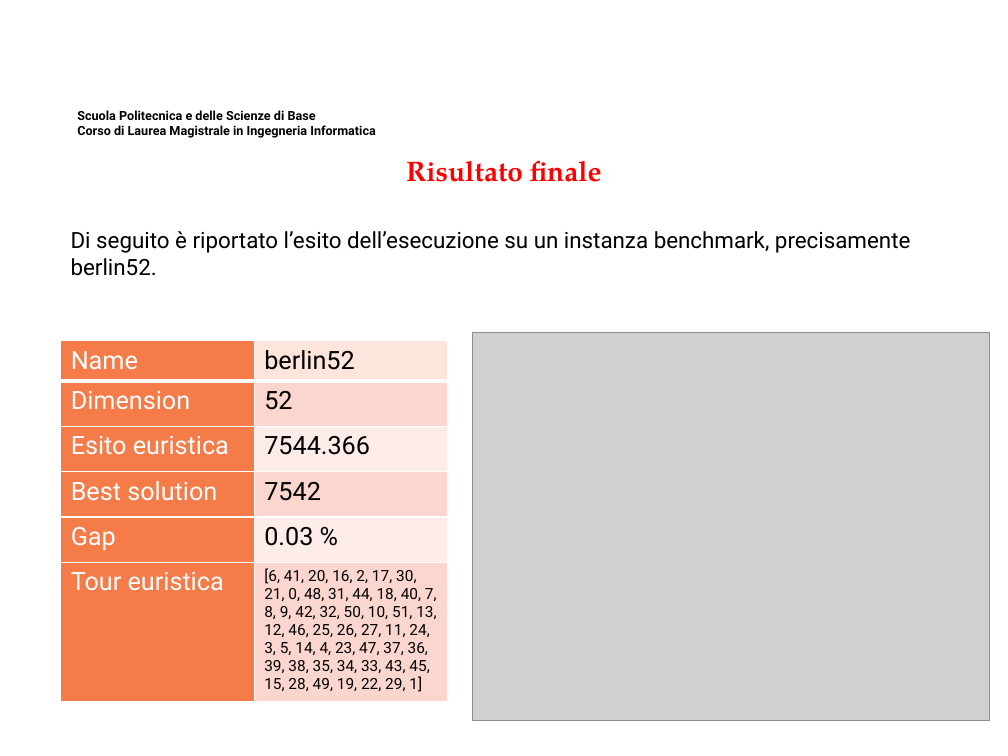
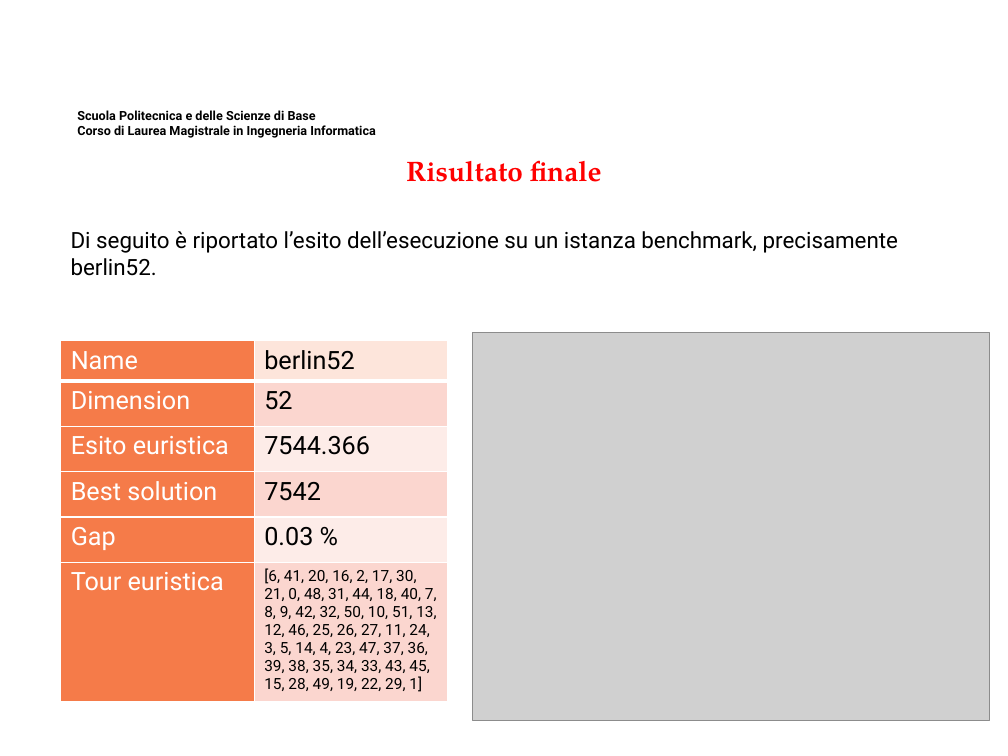
Before and after one commit to MicheleMaresca98/TSP-SimulatedAnnealing, a slide deck: slide 18 of Presentazione Elaborato Ricerca Operativa.pptx. Drawn at 1008x756 pixels with LibreOffice and Linux fonts; fonts in the diff are those of the drawing; grey boxes stand for pictures; background and template pictures are left out. Boxes give left, top, right and bottom in pixels: in the first picture for what was removed or moved away, otherwise in the second. Text is boxed around its words. In the diff, an @@ line names an element or a change of style, - is before the commit and + after.

Commit message:
Correzione slide, verifica valori delle slide per istanza vm1084 con L = 1084

```diff
--- a/Presentazione Elaborato Ricerca Operativa.pptx
+++ b/Presentazione Elaborato Ricerca Operativa.pptx
@@ text at [71,231,898,276]: text changed @@
-Di seguito è riportato l’esito dell’esecuzione su un instanza benchmark, precisamente berlin52.
+Di seguito è riportato l’esito dell’esecuzione su un istanza benchmark, precisamente berlin52.
```
Also in this commit, not shown: 4 other slides changed, 2 slides removed, 2 other files.
